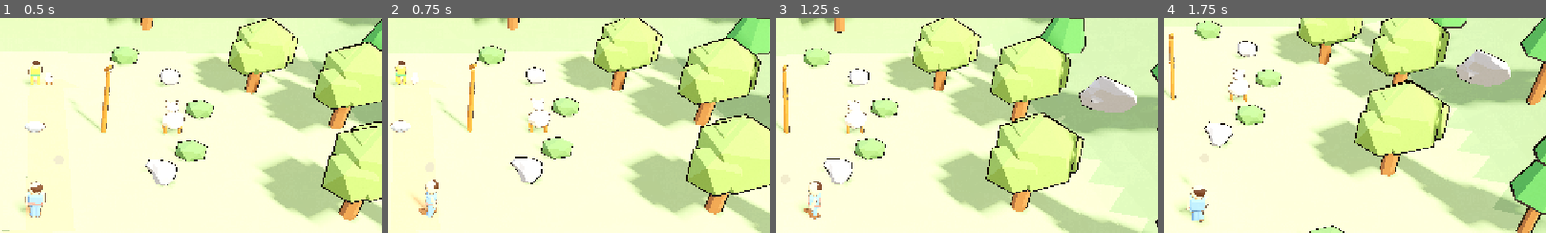
Above: before the commit, frames 1-4 (left to right).
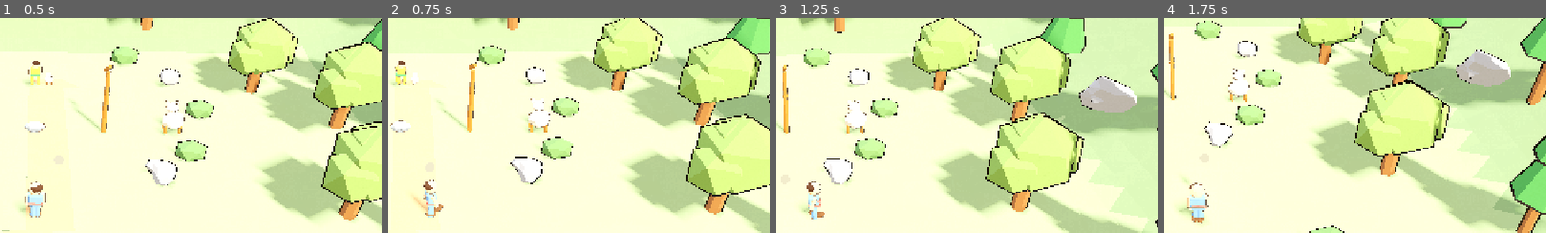
Above: after the commit, the same moments.

Repository: onesLeo/little-light
Game: Godot game, scene res://scenes/main.tscn
Two runs of this game, one before a commit and one after it. Both use one fixed random seed, a clock stepped at 60 frames per second and the inputs below.
Inputs:
- Up to frame 1 (0.5 s): no input
- Up to frame 2 (0.75 s): tap Space (ui_accept) at 0.5 s; hold D (move_right) from 0.53 s (still down); hold E (interact) from 0.53 s (still down)
- Up to frame 3 (1.25 s): keep holding D (move_right); keep holding E (interact); tap Space (ui_accept) at 0.77 s
- Up to frame 4 (1.75 s): release D (move_right) at 1.28 s; release E (interact) at 1.28 s; hold S (move_back) from 1.28 s (still down); tap E (interact) at 1.35 s; tap Space (ui_accept) at 1.52 s
The pictures show only the part of the screen within x 45-95%, y 9-59%; the shares and areas given below are measured in that part.

Frame 1 is identical in both runs. In frame 2, 0.4% of the frame differs, in the area x 8-15%, y 75-93%; in frame 3, 0.3%; in frame 4, 0.4%, in the area x 5-12%, y 76-96%.

Commit message:
Fix Wonder-Walker facing so walks match move direction
Yaw used atan2(x, z), which aims the mesh opposite Godot's -Z
forward and made left/right (and walk) feel backwards.

Diff:
--- a/scripts/wonder_walker.gd
+++ b/scripts/wonder_walker.gd
@@ -78,7 +78,8 @@
 		velocity.z = direction.z * move_speed
 		# Yaw only the mesh — keep CharacterBody + camera orientation fixed.
 		if _model:
-			var target_yaw := atan2(direction.x, direction.z)
+			# Godot Node3D forward is -Z; face move direction (fixes left/right moonwalk).
+			var target_yaw := atan2(-direction.x, -direction.z)
 			_model.rotation.y = lerp_angle(_model.rotation.y, target_yaw, clampf(turn_speed * delta, 0.0, 1.0))
 	else:
 		velocity.x = 0.0
